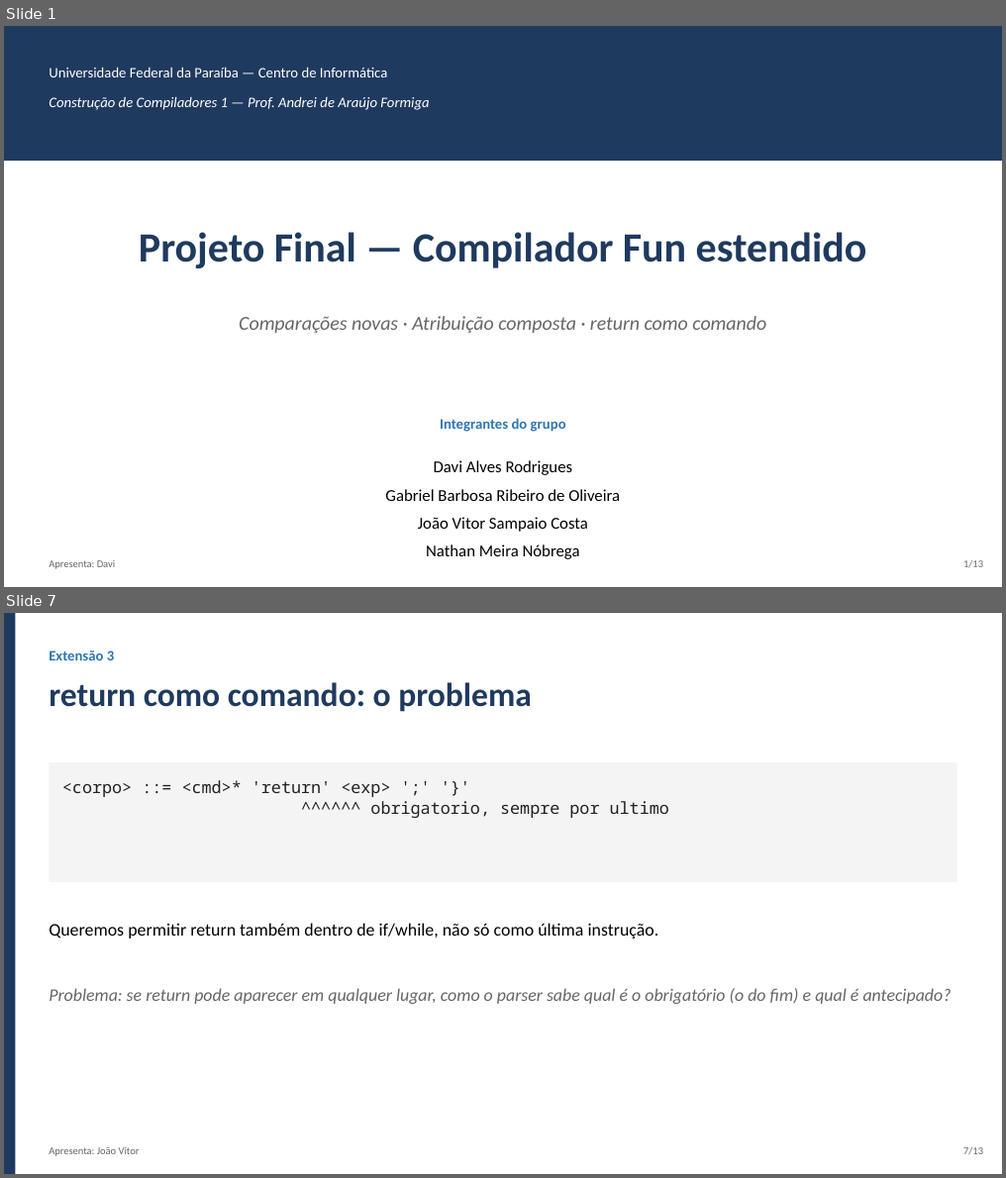
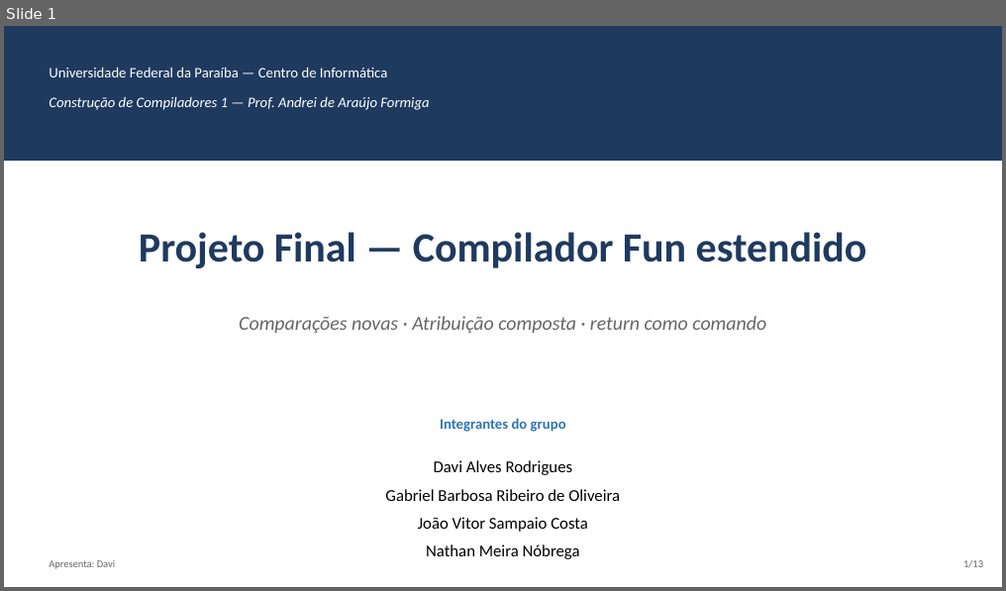
Before and after one commit to gabrielbribeiroo/CompilerConstruction_UFPB, a slide deck: apresentacao-projeto-final/apresentacao.pptx. Shown one above the other, each under a label of ours: slides 1 and 7 before the commit, slide 1 after it; the slides between them are not shown. The pictures are 1006x1178 and 1006x591 pixels, drawn with LibreOffice and Linux fonts; fonts in the diff are those of the drawing. Boxes give left, top, right and bottom in pixels: in the first picture for what was removed or moved away, otherwise in the second. Text is boxed around its words. In the diff, an @@ line names an element or a change of style, - is before the commit and + after.

```diff
--- a/apresentacao-projeto-final/apresentacao.pptx
+++ b/apresentacao-projeto-final/apresentacao.pptx
@@ slide 7 removed at box(4, 613, 1002, 1174), background #FFFFFF @@
@@ rectangle removed at box(4, 613, 15, 1174) @@
@@ text removed at box(49, 651, 114, 661) @@
-Extensão 3
@@ text removed at box(49, 682, 532, 712) @@
-return como comando: o problema
@@ rectangle removed at box(49, 762, 957, 882) @@
@@ text removed at box(62, 780, 669, 818) @@
-<corpo> ::= <cmd>* 'return' <exp> ';' '}'
-^^^^^^ obrigatorio, sempre por ultimo
@@ text removed at box(49, 923, 951, 1004) @@
-Queremos permitir return também dentro de if/while, não só como última instrução.
-Problema: se return pode aparecer em qualquer lugar, como o parser sabe qual é o obrigatório (o do fim) e qual é antecipado?
@@ text removed at box(49, 1148, 140, 1157) @@
-Apresenta: João Vitor
@@ text removed at box(963, 1148, 983, 1156) @@
-7/13
```
Also in this commit, not shown: 6 slides changed, 5 slides added, 4 other slides removed, 2 other files.
